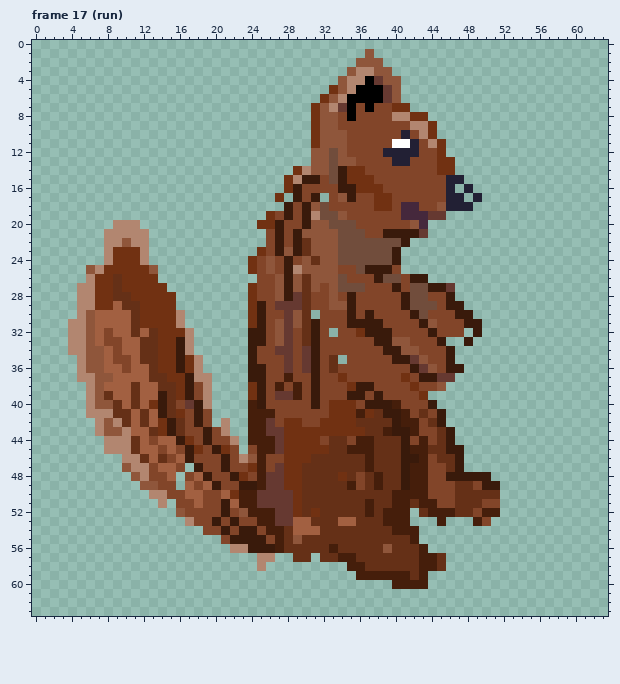
Edited in one commit: pixel-art file (code/sprites/orava.aseprite). This is how it looked before the edit.
64x64 pixels, 25 frames. Shown: frame 17 (run). The commit also changed other frames, which this record leaves out.
After the commit:
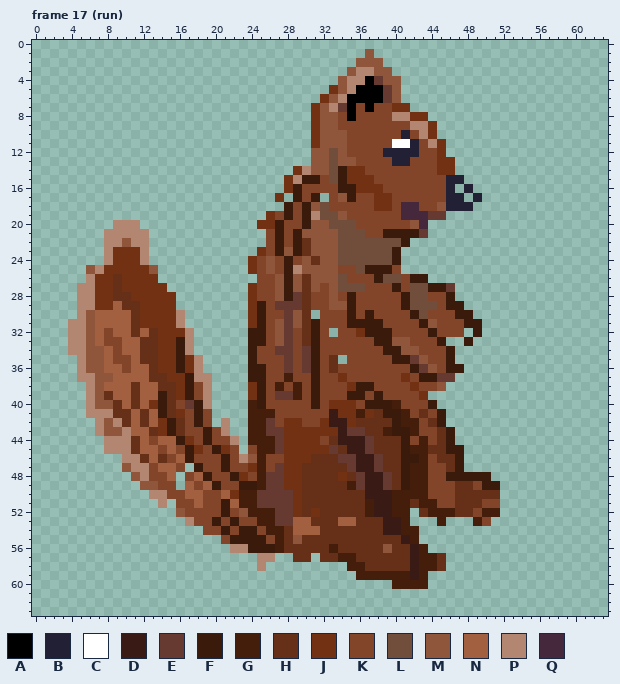
Palette (. is transparent): A #000000  B #222034  C #ffffff  D #391a15  E #663931  F #391a0b  G #451e0b  H #653017  J #713112  K #824529  L #714d3c  M #8f563b  N #a26041  P #b28670  Q #45283c
Change:
--- frame 17 (run)
@@ x 31..44 @@
 40 FKJJJKFFFGKKKF
-41 KKJJJGJHFFGKHK
-42 KJJJJHHHHFGGKH
-43 JJJJJJHHGFFGKK
-44 JKHHKGGHHHFKGK
-45 JJHHGGGHHHFGGH
-46 HHHHHHGHHHFFGK
-47 HHHHHHGHHHFGGK
-48 HHHJHKHGHHFGGK
-49 HHHHGKHGHHFGGK
-50 HHHHHHHHHGGGGK
-51 HHHHHHGHHGGHGG
-52 JHHHHHGHGGG.HG
-53 HHHNNHHHGGG...
-54 NHHHHHHHHGGG..
-55 HHHHHHHHHHHG..
-56 HHGHHHHHMHHHG.
-57 .HHGGHHHHHHHGG
-58 ....GGHHHHHHGG
-59 .....GGGGGGHG.
+41 KKDJJGJHFFGKHK
+42 KJDDJHHHHFGGKH
+43 JJJDEEHHGFFGKK
+44 JKHDDDEHHHFKGK
+45 JJEHDDEHHHFGGH
+46 HHHEEDDEHHFFGK
+47 HHHHEDDEHHFGGK
+48 HHHJHEDDEHFGGK
+49 HHHHGEDDEHFGGK
+50 HHHHHHDDDGGGGK
+51 HHHHHHGDDGGHGG
+52 JHHHHHGDDGG.HG
+53 HHHNNHHHDDG...
+54 NHHHHHHHDDGG..
+55 HHHHHHHHHHDG..
+56 HHGHHHHHMHHDG.
+57 .HHGGHHHHHHDGG
+58 ....GGHHHHHDGG
+59 .....GGGGGGDG.
 60 .........GGGG.
Where, in picture pixels (left, top, right, bottom), the same in both pictures:
changed: (329, 409, 419, 580)
